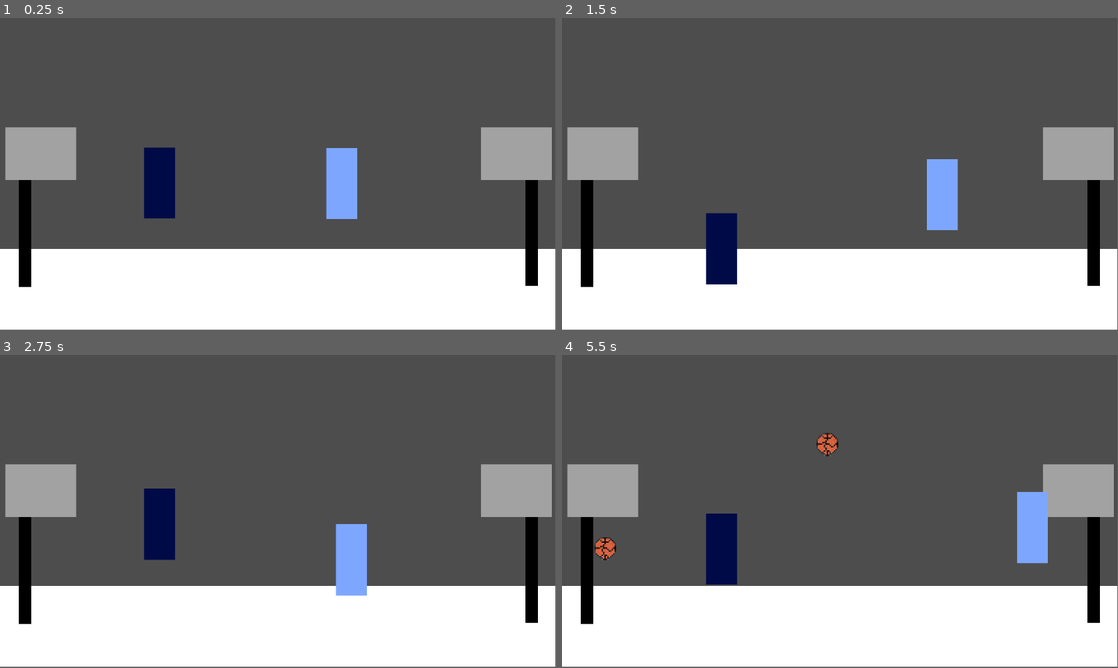
Above: before the commit, frames 1-4 (two rows, left to right).
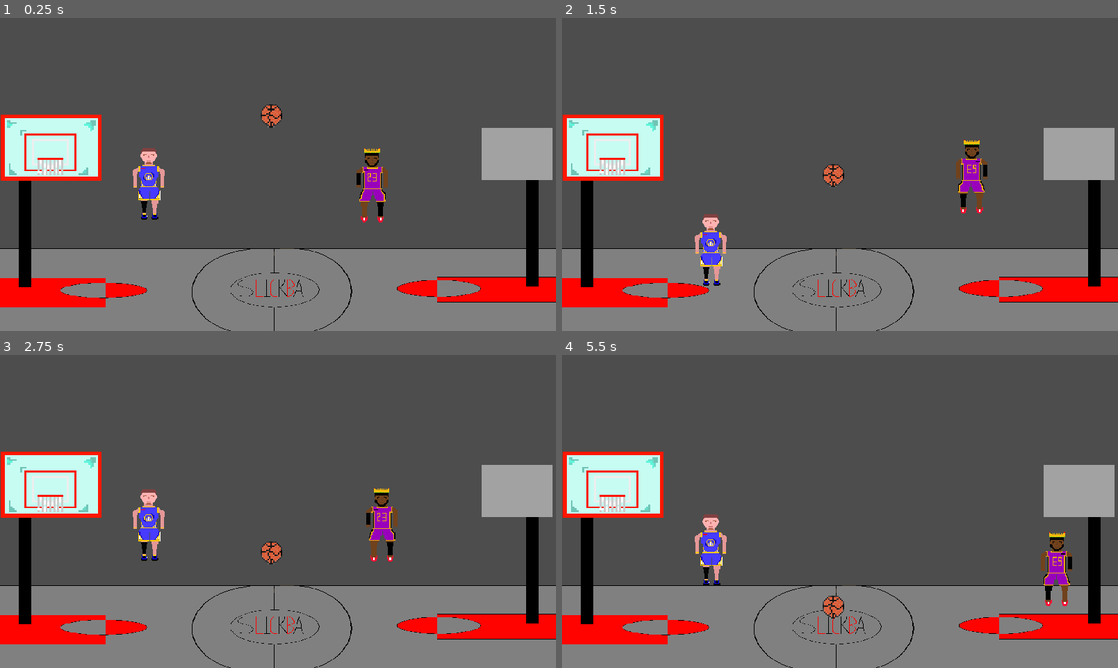
Above: after the commit, the same moments.

Repository: Yanik33/Slickball-Digital-Tech
Game: Godot game, scene res://Scenese/Main_Scene.tscn
The game is run twice, just before and just after one commit, with the same random seed, the same clock (stepped at 60 frames per second) and the same inputs.
Inputs:
- Up to frame 1 (0.25 s): no input
- Up to frame 2 (1.5 s): hold S (P1_push) 0.53-1.28 s; hold D (P1_right) from 0.53 s (still down); tap W (P1_jump) at 0.77, 1.07 s; tap Down (P2_push) at 0.8, 1.35 s
- Up to frame 3 (2.75 s): tap W (P1_jump) at 1.52, 1.55, 1.82, 2.1 s; release D (P1_right) at 2.03 s; hold A (P1_left) from 2.03 s (still down); tap Up (P2_jump) at 2.3 s
- Up to frame 4 (5.5 s): release A (P1_left) at 2.78 s; hold D (P1_right) 2.78-4.28 s; tap Up (P2_jump) at 2.85, 5.3 s; tap W (P1_jump) at 3.02, 3.32, 3.77, 4.07, 4.52, 4.55, 4.82 s; tap S (P1_push) at 3.05, 4.35 s; hold Down (P2_push) 3.53-4.28 s; tap F (P1_Shoot) at 3.6 s; hold A (P1_left) 4.28-5.03 s; hold D (P1_right) from 5.03 s (still down); tap K (P2_Shoot) at 5.1 s
In our replay, the window is 799x449 before the commit and 800x450 after it. These sizes can differ from the game's own. Grey fills any space a smaller window leaves; there, only what the larger window draws over its background counts as a difference.

The runs differ from the first frame. In frame 1, 33% of the frame differs, in the area x 0-100%, y 0-100%; in frame 2, 32%; in frame 3, 33%; in frame 4, 33%.

Commit message:
Bouncing, inventory collect ball

Diff:
--- a/Slickball/Animation Scenes/Basketball_bounce.tscn
+++ b/Slickball/Animation Scenes/Basketball_bounce.tscn
@@ -62,7 +62,7 @@
 }],
 "loop": true,
 "name": &"default",
-"speed": 20.0
+"speed": 15.0
 }]
 
 [node name="Node2D" type="Node2D"]
@@ -70,4 +70,5 @@
 [node name="AnimatedSprite2D" type="AnimatedSprite2D" parent="."]
 position = Vector2(44, -14)
 sprite_frames = SubResource("SpriteFrames_01w7h")
-frame_progress = 0.534839
+frame = 1
+frame_progress = 0.658735
--- a/Slickball/Scenese/Basketball.tscn
+++ b/Slickball/Scenese/Basketball.tscn
@@ -82,6 +82,7 @@
 collision_layer = 3
 collision_mask = 3
 script = ExtResource("1_a681w")
+metadata/ball = true
 
 [node name="CollisionShape2D" type="CollisionShape2D" parent="."]
 shape = SubResource("CircleShape2D_rtof8")
@@ -90,10 +91,11 @@
 position = Vector2(7.5, -54.5)
 scale = Vector2(3, 3)
 sprite_frames = SubResource("SpriteFrames_n73kd")
-animation = &"bounce"
+animation = &"normal"
 autoplay = "bounce"
 
 [node name="Area2D" type="Area2D" parent="."]
+metadata/ball = false
 
 [node name="CollisionShape2D" type="CollisionShape2D" parent="Area2D"]
 shape = SubResource("CircleShape2D_rtof8")
--- a/Slickball/Scenese/Court.tscn
+++ b/Slickball/Scenese/Court.tscn
@@ -1,4 +1,13 @@
-[gd_scene load_steps=9 format=3 uid="uid://d2best8o8kf2k"]
+[gd_scene load_steps=18 format=3 uid="uid://d2best8o8kf2k"]
+
+[ext_resource type="Script" path="res://Scripts/Court.gd" id="1_l3jqv"]
+[ext_resource type="Texture2D" uid="uid://02qtfhbioql0" path="res://assets/SlickBall - Court Stage.png" id="1_vefdk"]
+[ext_resource type="Texture2D" uid="uid://cgsthngk4cpwk" path="res://assets/SlickBall - Court Stage (no background).png" id="2_tnal6"]
+[ext_resource type="Texture2D" uid="uid://ds654qv06pvl0" path="res://assets/backboard0000.png" id="4_eql5a"]
+[ext_resource type="Texture2D" uid="uid://cvo6pri3qyfso" path="res://assets/backboard0001.png" id="5_8gjmd"]
+[ext_resource type="Texture2D" uid="uid://dp8pm0b0aei37" path="res://assets/backboard0002.png" id="6_cmwra"]
+[ext_resource type="Texture2D" uid="uid://nsijhj3ryxmr" path="res://assets/backboard0003.png" id="7_vvepx"]
+[ext_resource type="Texture2D" uid="uid://cp2igsutv86a3" path="res://assets/backboard0004.png" id="8_1jjqj"]
 
 [sub_resource type="RectangleShape2D" id="RectangleShape2D_wtexm"]
 size = Vector2(1152, 78)
@@ -10,27 +19,61 @@
 size = Vector2(43, 649)
 
 [sub_resource type="RectangleShape2D" id="RectangleShape2D_mn32g"]
-size = Vector2(11, 2)
+size = Vector2(14.375, 2)
 
 [sub_resource type="RectangleShape2D" id="RectangleShape2D_ixvqu"]
-size = Vector2(26, 109)
+size = Vector2(26, 135.5)
 
 [sub_resource type="RectangleShape2D" id="RectangleShape2D_4jhxr"]
 size = Vector2(26, 109)
 
 [sub_resource type="RectangleShape2D" id="RectangleShape2D_a2dku"]
-size = Vector2(32, 1.5)
+size = Vector2(32, 0.75)
 
 [sub_resource type="RectangleShape2D" id="RectangleShape2D_1jnlj"]
-size = Vector2(31, 1.5)
+size = Vector2(28.4703, 0.75)
 
-[node name="StaticBody2D" type="StaticBody2D"]
+[sub_resource type="SpriteFrames" id="SpriteFrames_o45ko"]
+animations = [{
+"frames": [{
+"duration": 1.0,
+"texture": ExtResource("4_eql5a")
+}, {
+"duration": 1.0,
+"texture": ExtResource("5_8gjmd")
+}, {
+"duration": 1.0,
+"texture": ExtResource("6_cmwra")
+}, {
+"duration": 1.0,
+"texture": ExtResource("7_vvepx")
+}, {
+"duration": 1.0,
+"texture": ExtResource("8_1jjqj")
+}],
+"loop": false,
+"name": &"Shot",
+"speed": 8.0
+}, {
+"frames": [{
+"duration": 1.0,
+"texture": ExtResource("4_eql5a")
+}],
+"loop": false,
+"name": &"default",
+"speed": 5.0
+}]
+
+[node name="StaticBody2D" type="StaticBody2D" node_paths=PackedStringArray("p1_hoop")]
+script = ExtResource("1_l3jqv")
+p1_hoop = NodePath("AnimatedSprite2D")
 
 [node name="CollisionShape2D" type="CollisionShape2D" parent="."]
 position = Vector2(576, 609)
 shape = SubResource("RectangleShape2D_wtexm")
 
 [node name="ColorRect" type="ColorRect" parent="."]
+visible = false
 offset_top = 496.0
 offset_right = 1155.0
 offset_bottom = 664.0
@@ -74,7 +117,7 @@
 color = Color(0.635294, 0.635294, 0.635294, 1)
 
 [node name="CollisionShape2D6" type="CollisionShape2D" parent="."]
-position = Vector2(83.875, 308)
+position = Vector2(82.1875, 308)
 shape = SubResource("RectangleShape2D_mn32g")
 
 [node name="CollisionShape2D7" type="CollisionShape2D" parent="."]
@@ -90,19 +133,26 @@
 shape = SubResource("RectangleShape2D_mn32g")
 
 [node name="CollisionShape2D10" type="CollisionShape2D" parent="."]
-position = Vector2(39, 298)
+position = Vector2(39, 284.75)
 shape = SubResource("RectangleShape2D_ixvqu")
 
 [node name="CollisionShape2D11" type="CollisionShape2D" parent="."]
 position = Vector2(1117, 298)
 shape = SubResource("RectangleShape2D_4jhxr")
 
+[node name="SlickBall-CourtStage" type="Sprite2D" parent="."]
+visible = false
+z_index = -1
+position = Vector2(570, 365.5)
+scale = Vector2(1.13148, 1.00139)
+texture = ExtResource("1_vefdk")
+
 [node name="Area2D" type="Area2D" parent="."]
 position = Vector2(173, 128)
 metadata/scorep1 = true
 
 [node name="P1_Score" type="CollisionShape2D" parent="Area2D"]
-position = Vector2(-68, 186)
+position = Vector2(-68, 189.625)
 shape = SubResource("RectangleShape2D_a2dku")
 
 [node name="Area2D2" type="Area2D" parent="."]
@@ -110,5 +160,21 @@
 metadata/scorep2 = true
 
 [node name="P2_Score" type="CollisionShape2D" parent="Area2D2"]
-position = Vector2(0, -17)
+position = Vector2(1, -15.375)
+scale = Vector2(1.06286, 1)
 shape = SubResource("RectangleShape2D_1jnlj")
+
+[node name="SlickBall-CourtStage(noBackground)" type="Sprite2D" parent="."]
+z_index = -1
+position = Vector2(568, 494)
+scale = Vector2(1.13148, 0.686111)
+texture = ExtResource("2_tnal6")
+
+[node name="AnimatedSprite2D" type="AnimatedSprite2D" parent="."]
+position = Vector2(114.5, 322.5)
+scale = Vector2(4.0125, 3.9125)
+sprite_frames = SubResource("SpriteFrames_o45ko")
+animation = &"Shot"
+
+[connection signal="area_entered" from="Area2D" to="." method="_p1_hoop_scored"]
+[connection signal="animation_finished" from="AnimatedSprite2D" to="." method="_p1_shot_finished"]
--- a/Slickball/Scenese/Main_Scene.tscn
+++ b/Slickball/Scenese/Main_Scene.tscn
@@ -1,17 +1,21 @@
-[gd_scene load_steps=4 format=3 uid="uid://r6q5sjvtwbwm"]
+[gd_scene load_steps=6 format=3 uid="uid://r6q5sjvtwbwm"]
 
 [ext_resource type="PackedScene" uid="uid://d2best8o8kf2k" path="res://Scenese/Court.tscn" id="1_26mub"]
 [ext_resource type="PackedScene" uid="uid://ctpoq8w0716x6" path="res://Scenese/Player1.tscn" id="2_1fte8"]
 [ext_resource type="PackedScene" uid="uid://biimbar21jdr2" path="res://Scenese/Player2.tscn" id="3_7qnyb"]
+[ext_resource type="PackedScene" uid="uid://pmixrqejxfox" path="res://Scenese/Basketball.tscn" id="4_mh7vl"]
+
+[sub_resource type="PhysicsMaterial" id="PhysicsMaterial_mny6r"]
+bounce = 0.8
 
 [node name="Node2D" type="Node2D"]
 
 [node name="StaticBody2D" parent="." instance=ExtResource("1_26mub")]
 position = Vector2(0, -17)
-collision_layer = 3
+collision_layer = 7
 
 [node name="CharacterBody2D" parent="." instance=ExtResource("2_1fte8")]
-position = Vector2(686, 374)
+position = Vector2(770, 377)
 
 [node name="CharacterBody2D2" parent="." instance=ExtResource("3_7qnyb")]
 position = Vector2(309, 373)
@@ -19,7 +23,13 @@
 collision_mask = 2
 
 [node name="P1_Hoop" type="Node2D" parent="."]
-position = Vector2(36, 288)
+position = Vector2(-56, 286)
 
 [node name="P2_Hoop" type="Node2D" parent="."]
-position = Vector2(1120, 284)
+position = Vector2(1206, 287)
+
+[node name="RigidBody2D" parent="." instance=ExtResource("4_mh7vl")]
+position = Vector2(562, 175)
+collision_layer = 4
+collision_mask = 4
+physics_material_override = SubResource("PhysicsMaterial_mny6r")
--- a/Slickball/Scenese/Player1.tscn
+++ b/Slickball/Scenese/Player1.tscn
@@ -1,27 +1,70 @@
-[gd_scene load_steps=4 format=3 uid="uid://ctpoq8w0716x6"]
+[gd_scene load_steps=8 format=3 uid="uid://ctpoq8w0716x6"]
 
 [ext_resource type="Script" path="res://Scripts/Player1.gd" id="1_4oyr1"]
 [ext_resource type="PackedScene" uid="uid://pmixrqejxfox" path="res://Scenese/Basketball.tscn" id="2_veftn"]
+[ext_resource type="Texture2D" uid="uid://belm5s0f7kiqf" path="res://assets/Lebron James 4.png" id="3_b56lx"]
 
 [sub_resource type="RectangleShape2D" id="RectangleShape2D_a52hj"]
 size = Vector2(64, 147.5)
+
+[sub_resource type="RectangleShape2D" id="RectangleShape2D_rkfjp"]
+size = Vector2(27, 87.75)
+
+[sub_resource type="RectangleShape2D" id="RectangleShape2D_eukpk"]
+size = Vector2(28.5, 87.75)
+
+[sub_resource type="RectangleShape2D" id="RectangleShape2D_yxd1h"]
+size = Vector2(66.2611, 24)
 
 [node name="CharacterBody2D" type="CharacterBody2D"]
 script = ExtResource("1_4oyr1")
 ball_scene = ExtResource("2_veftn")
 
 [node name="CollisionShape2D" type="CollisionShape2D" parent="."]
-position = Vector2(22, -63.25)
+position = Vector2(0, -61)
 shape = SubResource("RectangleShape2D_a52hj")
 
 [node name="ColorRect" type="ColorRect" parent="."]
-offset_left = -9.0
-offset_top = -137.0
+visible = false
+offset_left = -9.00002
+offset_top = -136.0
 offset_right = 11.0
-offset_bottom = -117.0
+offset_bottom = -116.0
 scale = Vector2(3.20196, 7.37295)
 color = Color(0.490196, 0.654902, 1, 1)
 metadata/_edit_use_anchors_ = true
 
-[node name="shoot_point" type="Node2D" parent="."]
-position = Vector2(-50, -101)
+[node name="Marker2D" type="Marker2D" parent="."]
+
+[node name="Sprite2D" type="Sprite2D" parent="Marker2D"]
+position = Vector2(0, -94)
+scale = Vector2(1.7, 1.783)
+texture = ExtResource("3_b56lx")
+
+[node name="Area2D" type="Area2D" parent="Marker2D/Sprite2D"]
+position = Vector2(-15.3555, 40.9479)
+scale = Vector2(0.56872, 0.56872)
+collision_layer = 4
+collision_mask = 4
+
+[node name="CollisionShape2D" type="CollisionShape2D" parent="Marker2D/Sprite2D/Area2D"]
+position = Vector2(-19.0418, -11)
+shape = SubResource("RectangleShape2D_rkfjp")
+
+[node name="CollisionShape2D2" type="CollisionShape2D" parent="Marker2D/Sprite2D/Area2D"]
+position = Vector2(74.3556, -10.9884)
+shape = SubResource("RectangleShape2D_eukpk")
+
+[node name="CollisionShape2D3" type="CollisionShape2D" parent="Marker2D/Sprite2D/Area2D"]
+position = Vector2(26.9675, -108)
+shape = SubResource("RectangleShape2D_yxd1h")
+
+[node name="shoot_point" type="Node2D" parent="Marker2D/Sprite2D"]
+position = Vector2(-39.8104, -3.98104)
+scale = Vector2(0.56872, 0.56872)
+
+[node name="ball_placement" type="RemoteTransform2D" parent="Marker2D/Sprite2D"]
+position = Vector2(-29.0047, 51.7536)
+scale = Vector2(0.56872, 0.56872)
+
+[connection signal="body_entered" from="Marker2D/Sprite2D/Area2D" to="." method="_on_area_2d_body_entered"]
--- a/Slickball/Scenese/Player2.tscn
+++ b/Slickball/Scenese/Player2.tscn
@@ -1,20 +1,31 @@
-[gd_scene load_steps=4 format=3 uid="uid://biimbar21jdr2"]
+[gd_scene load_steps=8 format=3 uid="uid://biimbar21jdr2"]
 
 [ext_resource type="Script" path="res://Scripts/Player2.gd" id="1_o7lnb"]
 [ext_resource type="PackedScene" uid="uid://pmixrqejxfox" path="res://Scenese/Basketball.tscn" id="2_hjf8g"]
+[ext_resource type="Texture2D" uid="uid://cl1u2qektcwk" path="res://assets/steph curry  (1).png" id="3_arm38"]
 
 [sub_resource type="RectangleShape2D" id="RectangleShape2D_lu5tj"]
 size = Vector2(64, 147.5)
+
+[sub_resource type="RectangleShape2D" id="RectangleShape2D_itv1m"]
+size = Vector2(25.5, 87)
+
+[sub_resource type="RectangleShape2D" id="RectangleShape2D_4b6gi"]
+size = Vector2(26.5, 87.5)
+
+[sub_resource type="RectangleShape2D" id="RectangleShape2D_ixpwd"]
+size = Vector2(64, 25)
 
 [node name="CharacterBody2D" type="CharacterBody2D"]
 script = ExtResource("1_o7lnb")
 ball_scene = ExtResource("2_hjf8g")
 
 [node name="CollisionShape2D" type="CollisionShape2D" parent="."]
-position = Vector2(22, -63.25)
+position = Vector2(0, -63.25)
 shape = SubResource("RectangleShape2D_lu5tj")
 
 [node name="ColorRect" type="ColorRect" parent="."]
+visible = false
 offset_left = -10.0
 offset_top = -137.0
 offset_right = 10.0
@@ -23,5 +34,38 @@
 color = Color(0, 0.0392157, 0.278431, 1)
 metadata/_edit_use_anchors_ = true
 
-[node name="shoot_point2" type="Node2D" parent="."]
-position = Vector2(82, -100)
+[node name="Marker2D" type="Marker2D" parent="."]
+
+[node name="Sprite2D" type="Sprite2D" parent="Marker2D"]
+position = Vector2(0, -95)
+scale = Vector2(1.7, 1.783)
+texture = ExtResource("3_arm38")
+
+[node name="Area2D" type="Area2D" parent="Marker2D/Sprite2D"]
+position = Vector2(17.6471, 58.3287)
+scale = Vector2(0.588235, 0.560853)
+collision_layer = 4
+collision_mask = 4
+
+[node name="CollisionShape2D" type="CollisionShape2D" parent="Marker2D/Sprite2D/Area2D"]
+position = Vector2(-75, -42.5)
+shape = SubResource("RectangleShape2D_itv1m")
+
+[node name="CollisionShape2D2" type="CollisionShape2D" parent="Marker2D/Sprite2D/Area2D"]
+position = Vector2(16, -42)
+shape = SubResource("RectangleShape2D_4b6gi")
+
+[node name="CollisionShape2D3" type="CollisionShape2D" parent="Marker2D/Sprite2D/Area2D"]
+position = Vector2(-30, -138.5)
+shape = SubResource("RectangleShape2D_ixpwd")
+
+[node name="shoot_point2" type="Node2D" parent="Marker2D/Sprite2D"]
+position = Vector2(34.7059, -2.80426)
+scale = Vector2(0.588235, 0.560853)
+
+[node name="ball_placement2" type="RemoteTransform2D" parent="Marker2D/Sprite2D"]
+position = Vector2(32.353, 52.7201)
+scale = Vector2(0.588235, 0.560853)
+
+[connection signal="area_entered" from="Marker2D/Sprite2D/Area2D" to="." method="_on_area_2d_area_entered"]
+[connection signal="body_entered" from="Marker2D/Sprite2D/Area2D" to="." method="_on_area_2d_body_entered"]
--- a/Slickball/Scripts/Basketball.gd
+++ b/Slickball/Scripts/Basketball.gd
@@ -1,5 +1,6 @@
 extends RigidBody2D
 
+var held = false
 
 # Called when the node enters the scene tree for the first time.
 func _ready():
@@ -8,13 +9,14 @@
 
 # Called every frame. 'delta' is the elapsed time since the previous frame.
 func _physics_process(delta):
-	if $RayCast2D.is_colliding():
+	if held:
 		$AnimatedSprite2D.play("bounce")
 	else :
 		$AnimatedSprite2D.play("normal")
 
 
-	rotation = clamp(0,0,0)
+	#rotation = clamp(0,0,0)
+
 
 
 func _on_area_2d_area_entered(area):
--- /dev/null
+++ b/Slickball/Scripts/Court.gd
@@ -0,0 +1,23 @@
+extends StaticBody2D
+
+@export var p1_hoop : Node
+
+# Called when the node enters the scene tree for the first time.
+func _ready():
+	pass # Replace with function body.
+
+
+# Called every frame. 'delta' is the elapsed time since the previous frame.
+func _process(delta):
+	pass
+
+
+func _p1_hoop_scored(area):
+	if area.has_meta("ball"):
+		p1_hoop.play("Shot")
+
+
+
+func _p1_shot_finished():
+	if p1_hoop.animation == "Shot":
+		p1_hoop.play("default")
--- a/Slickball/Scripts/Player1.gd
+++ b/Slickball/Scripts/Player1.gd
@@ -4,10 +4,15 @@
 
 var hoop_vector
 var intital_horizontal_velocity
-var shot_verticle = 900
+var shot_verticle = 1000
+
+@onready var ball_placement = $Marker2D/Sprite2D/ball_placement
+@onready var shoot_point = $Marker2D/Sprite2D/shoot_point
 
 const SPEED = 400
 const JUMP_VELOCITY = -500
+
+var ball
 
 @onready var hoop = get_node("/root/Node2D/P1_Hoop")
 
@@ -21,21 +26,30 @@
 		velocity.y += gravity * delta
 
 	# Handle jump.
-	if Input.is_action_just_pressed("P1_jump") and is_on_floor():
+	if Input.is_action_pressed("P1_push"):
+		collision_layer = 2
+		collision_mask = 2
+		if Input.is_action_just_pressed("P1_jump") and is_on_floor():
+			velocity.y = JUMP_VELOCITY * 1.1
+	elif Input.is_action_just_pressed("P1_jump") and is_on_floor():
 		velocity.y = JUMP_VELOCITY
+	else:
+		collision_layer = 1
+		collision_mask = 1
 
 	# Get the input direction and handle the movement/deceleration.
 	# As good practice, you should replace UI actions with custom gameplay actions.
 	var direction = Input.get_axis("P1_left", "P1_right")
 	if direction and not Input.is_action_pressed('P1_push'):
 		velocity.x = direction * SPEED
+		$Marker2D.scale.x = -direction
 	else:
 		velocity.x = move_toward(velocity.x, 0, SPEED)
 
 	if Input.is_action_just_pressed("P1_Shoot"):
 		_shoot()
 
-	hoop_vector = $shoot_point.global_position - get_node("/root/Node2D/P1_Hoop").global_position
+	hoop_vector = shoot_point.global_position - get_node("/root/Node2D/P1_Hoop").global_position
 
 	var discriminant = shot_verticle**2 - 2 * gravity * hoop_vector.y;
 	intital_horizontal_velocity = -hoop_vector.x / ((-shot_verticle - (discriminant**0.5))/-gravity)
@@ -44,8 +58,19 @@
 
 
 func _shoot():
-	var ball = ball_scene.instantiate()
-	ball.global_position = $shoot_point.global_position
-	ball.linear_velocity.y = -shot_verticle
-	ball.linear_velocity.x = intital_horizontal_velocity
-	add_sibling(ball)
+	if ball_placement.remote_path != NodePath(""):
+		ball_placement.remote_path = NodePath("")
+		ball.held = false
+		ball.linear_velocity.y = -shot_verticle
+		ball.linear_velocity.x = intital_horizontal_velocity
+
+
+
+
+func _on_area_2d_body_entered(body):
+	if body.has_meta("ball"):
+		ball = body
+		if not ball.held:
+			if ball_placement.remote_path == NodePath(""):
+				ball_placement.remote_path = ball.get_path()
+				ball.held = true
--- a/Slickball/Scripts/Player2.gd
+++ b/Slickball/Scripts/Player2.gd
@@ -4,10 +4,15 @@
 
 var hoop_vector
 var intital_horizontal_velocity
-var shot_verticle = 900
+var shot_verticle = 1000
+
+@onready var ball_placement2 = $Marker2D/Sprite2D/ball_placement2
+@onready var shoot_point2 = $Marker2D/Sprite2D/shoot_point2
 
 const SPEED = 400
 const JUMP_VELOCITY = -500
+
+var ball
 
 @onready var hoop = get_node("/root/Node2D/P2_Hoop")
 
@@ -21,21 +26,30 @@
 		velocity.y += gravity * delta
 
 	# Handle jump.
-	if Input.is_action_just_pressed("P2_jump") and is_on_floor():
+	if Input.is_action_pressed("P2_push"):
+		collision_layer = 1
+		collision_mask = 1
+		if Input.is_action_just_pressed("P2_jump") and is_on_floor():
+			velocity.y = JUMP_VELOCITY * 1.1
+	elif Input.is_action_just_pressed("P2_jump") and is_on_floor():
 		velocity.y = JUMP_VELOCITY
+	else:
+		collision_layer = 2
+		collision_mask = 2
 
 	# Get the input direction and handle the movement/deceleration.
 	# As good practice, you should replace UI actions with custom gameplay actions.
 	var direction = Input.get_axis("P2_left", "P2_right")
 	if direction and not Input.is_action_pressed('P2_push'):
 		velocity.x = direction * SPEED
+		$Marker2D.scale.x = direction
 	else:
 		velocity.x = move_toward(velocity.x, 0, SPEED)
 
 	if Input.is_action_just_pressed("P2_Shoot"):
 		_shoot()
 
-	hoop_vector = $shoot_point2.global_position - get_node("/root/Node2D/P2_Hoop").global_position
+	hoop_vector = shoot_point2.global_position - get_node("/root/Node2D/P2_Hoop").global_position
 
 	var discriminant = shot_verticle**2 - 2 * gravity * hoop_vector.y;
 	intital_horizontal_velocity = -hoop_vector.x / ((-shot_verticle - (discriminant**0.5))/-gravity)
@@ -44,8 +58,18 @@
 
 
 func _shoot():
-	var ball = ball_scene.instantiate()
-	ball.global_position = $shoot_point2.global_position
-	ball.linear_velocity.y = -shot_verticle
-	ball.linear_velocity.x = intital_horizontal_velocity
-	add_sibling(ball)
+	if ball_placement2.remote_path != NodePath(""):
+		ball_placement2.remote_path = NodePath("")
+		ball.held = false
+		ball.linear_velocity.y = -shot_verticle
+		ball.linear_velocity.x = intital_horizontal_velocity
+
+
+
+func _on_area_2d_body_entered(body):
+	if body.has_meta("ball"):
+		ball = body
+		if not ball.held:
+			if ball_placement2.remote_path == NodePath(""):
+				ball_placement2.remote_path = ball.get_path()
+				ball.held = true
--- a/Slickball/project.godot
+++ b/Slickball/project.godot
@@ -14,6 +14,10 @@
 run/main_scene="res://Scenese/Main_Scene.tscn"
 config/features=PackedStringArray("4.2", "Forward Plus")
 config/icon="res://icon.svg"
+
+[display]
+
+window/stretch/mode="canvas_items"
 
 [input]
 
Binary file added: Slickball/assets/Lebron James 4.png
Not shown, added: Slickball/assets/Lebron James 4.png.import
Binary file added: Slickball/assets/SlickBall - Court Stage (no background).png
Not shown, added: Slickball/assets/SlickBall - Court Stage (no background).png.import
Binary file added: Slickball/assets/SlickBall - Court Stage.png
Not shown, added: Slickball/assets/SlickBall - Court Stage.png.import
Binary file added: Slickball/assets/backboard0000.png
Not shown, added: Slickball/assets/backboard0000.png.import
Binary file added: Slickball/assets/backboard0001.png
Not shown, added: Slickball/assets/backboard0001.png.import
Binary file added: Slickball/assets/backboard0002.png
Not shown, added: Slickball/assets/backboard0002.png.import
(and 8 more such lines)
